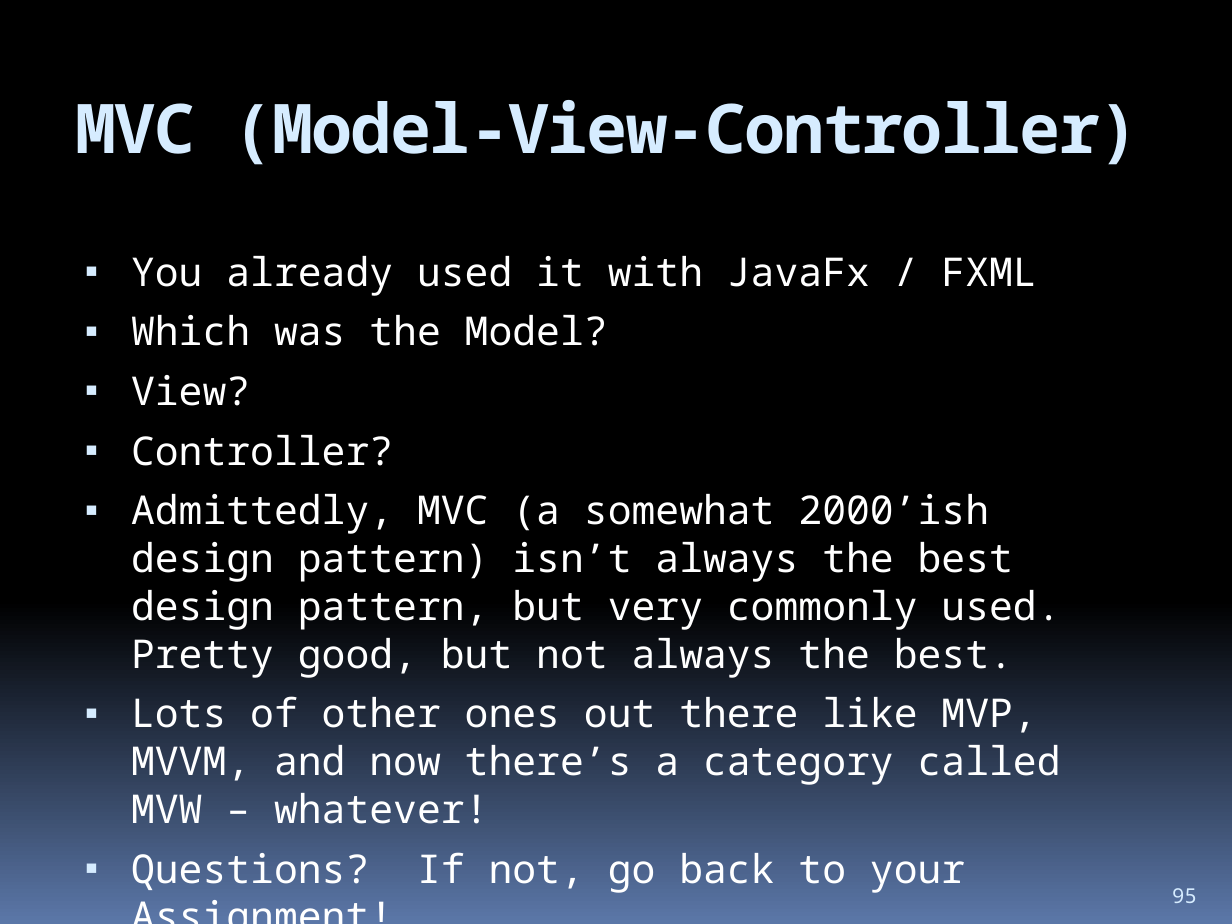
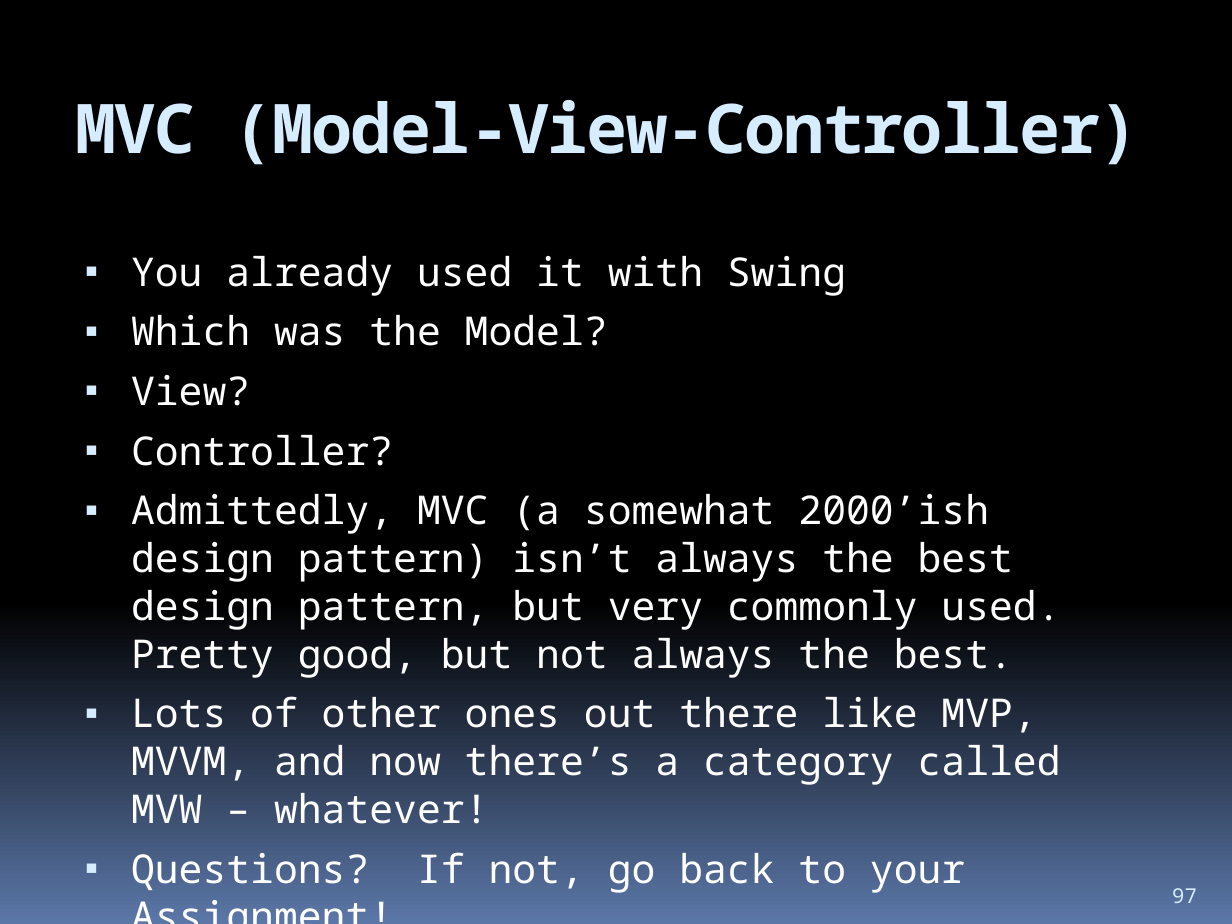
Before and after one commit to hchan/comp2613, a slide deck: slide 97 of coursePresentation.pptx (slide 95 before the commit). Drawn at 1232x924 pixels with LibreOffice and Linux fonts; fonts in the diff are those of the drawing. Boxes give left, top, right and bottom in pixels: in the first picture for what was removed or moved away, otherwise in the second. Text is boxed around its words. In the diff, an @@ line names an element or a change of style, - is before the commit and + after.

```diff
--- a/coursePresentation.pptx
+++ b/coursePresentation.pptx
@@ text at box(131, 256, 846, 296): text changed @@
-▪ You already used it with JavaFx / FXML
+▪ You already used it with Swing
@@ page number at box(1172, 888, 1197, 903): text changed @@
-95
+97
```
Also in this commit, not shown: 1 other slide changed, 2 slides added, 7 slides removed, 3 other files.
